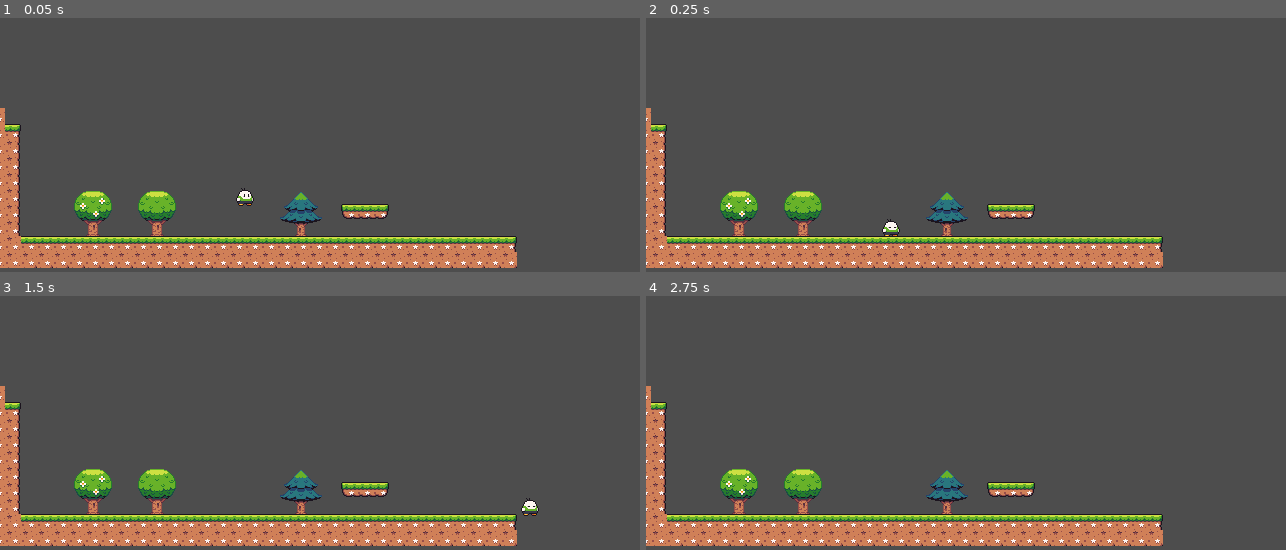
Above: before the commit, frames 1-4 (two rows, left to right).
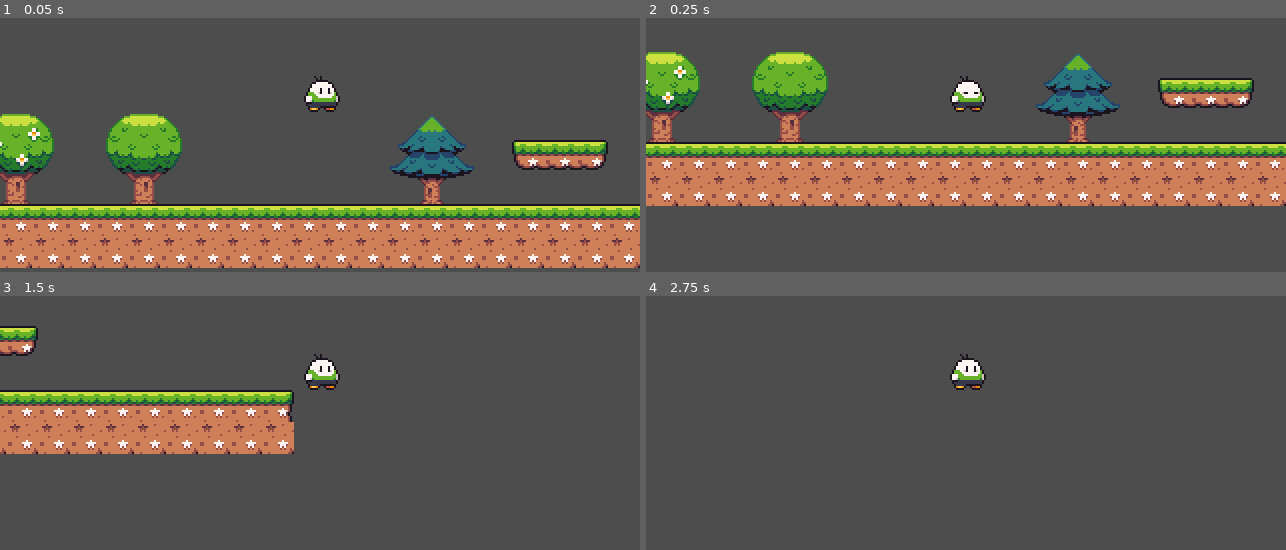
Above: after the commit, the same moments.

Repository: tiagosantos/2d-platform-game-with-godot-4
Game: Godot game, scene res://levels/world_01.tscn
Same seed, same stepped clock (60 frames per second), same inputs: the game is played once before the commit and once after it.
Inputs:
- Up to frame 1 (0.05 s): no input
- Up to frame 2 (0.25 s): no input
- Up to frame 3 (1.5 s): tap Enter (ui_accept) at 0.5, 0.77 s; hold Right (ui_right) from 0.53 s (still down)
- Up to frame 4 (2.75 s): tap Enter (ui_accept) at 1.52 s; release Right (ui_right) at 2.03 s; hold Left (ui_left) from 2.03 s (still down)

The runs differ from the first frame. In frame 1, 29% of the frame differs, in the area x 0-100%, y 22-99%; in frame 2, 46%, in the area x 0-100%, y 13-99%; in frame 3, 26%; in frame 4, 14%.

Commit message:
add camara players

Diff:
--- /dev/null
+++ b/actors/player.tscn
@@ -0,0 +1,50 @@
+[gd_scene load_steps=7 format=3 uid="uid://djqs05akbm7lt"]
+
+[ext_resource type="Script" path="res://scripts/player.gd" id="1_a0frf"]
+[ext_resource type="Texture2D" uid="uid://cp00vosbn37bg" path="res://assets/Sprite Pack 2/2 - Mr. Mochi/Idle (32 x 32).png" id="2_q80mc"]
+
+[sub_resource type="CapsuleShape2D" id="CapsuleShape2D_or4h2"]
+radius = 8.0
+height = 18.0
+
+[sub_resource type="AtlasTexture" id="AtlasTexture_lskox"]
+atlas = ExtResource("2_q80mc")
+region = Rect2(0, 0, 32, 32)
+
+[sub_resource type="AtlasTexture" id="AtlasTexture_nh46l"]
+atlas = ExtResource("2_q80mc")
+region = Rect2(32, 0, 32, 32)
+
+[sub_resource type="SpriteFrames" id="SpriteFrames_sgk5n"]
+animations = [{
+"frames": [{
+"duration": 1.0,
+"texture": SubResource("AtlasTexture_lskox")
+}, {
+"duration": 1.0,
+"texture": SubResource("AtlasTexture_nh46l")
+}],
+"loop": true,
+"name": &"idle",
+"speed": 5.0
+}]
+
+[node name="player" type="CharacterBody2D"]
+script = ExtResource("1_a0frf")
+
+[node name="collision" type="CollisionShape2D" parent="."]
+position = Vector2(1, -8)
+shape = SubResource("CapsuleShape2D_or4h2")
+
+[node name="animated" type="AnimatedSprite2D" parent="."]
+position = Vector2(1, -16)
+sprite_frames = SubResource("SpriteFrames_sgk5n")
+animation = &"idle"
+autoplay = "idle"
+frame_progress = 0.736259
+
+[node name="camera" type="Camera2D" parent="."]
+limit_left = 0
+limit_smoothed = true
+editor_draw_limits = true
+editor_draw_drag_margin = true
--- a/levels/world_01.tscn
+++ b/levels/world_01.tscn
@@ -1,9 +1,8 @@
-[gd_scene load_steps=16 format=3 uid="uid://d2xd10ryvfj5y"]
+[gd_scene load_steps=10 format=3 uid="uid://d2xd10ryvfj5y"]
 
 [ext_resource type="Texture2D" uid="uid://c6ar3ahc03yqc" path="res://assets/Seasonal Tilesets/1 - Grassland/Terrain (16 x 16).png" id="1_8oo6y"]
-[ext_resource type="Texture2D" uid="uid://cp00vosbn37bg" path="res://assets/Sprite Pack 2/2 - Mr. Mochi/Idle (32 x 32).png" id="1_gkvnh"]
-[ext_resource type="Script" path="res://scripts/player.gd" id="1_u2j07"]
 [ext_resource type="Texture2D" uid="uid://oea7mmsej1k4" path="res://assets/Seasonal Tilesets/1 - Grassland/Grassland_entities (16 x 16).png" id="2_elyfu"]
+[ext_resource type="PackedScene" uid="uid://djqs05akbm7lt" path="res://actors/player.tscn" id="3_4f1c5"]
 
 [sub_resource type="TileMapPattern" id="TileMapPattern_fxdpq"]
 tile_data = PackedInt32Array(0, 589827, 1)
@@ -193,33 +192,6 @@
 pattern_1 = SubResource("TileMapPattern_njbhy")
 pattern_2 = SubResource("TileMapPattern_p4evl")
 
-[sub_resource type="CapsuleShape2D" id="CapsuleShape2D_or4h2"]
-
-[sub_resource type="AtlasTexture" id="AtlasTexture_lskox"]
-atlas = ExtResource("1_gkvnh")
-region = Rect2(0, 0, 32, 32)
-
-[sub_resource type="AtlasTexture" id="AtlasTexture_nh46l"]
-atlas = ExtResource("1_gkvnh")
-region = Rect2(32, 0, 32, 32)
-
-[sub_resource type="SpriteFrames" id="SpriteFrames_sgk5n"]
-animations = [{
-"frames": [{
-"duration": 1.0,
-"texture": SubResource("AtlasTexture_lskox")
-}, {
-"duration": 1.0,
-"texture": SubResource("AtlasTexture_nh46l")
-}],
-"loop": true,
-"name": &"idle",
-"speed": 5.0
-}]
-
-[sub_resource type="RectangleShape2D" id="RectangleShape2D_f6otl"]
-size = Vector2(501, 20)
-
 [node name="World-01" type="Node2D"]
 position = Vector2(245, 236)
 
@@ -236,21 +208,4 @@
 layer_1/z_index = 0
 layer_1/tile_data = PackedInt32Array(131062, 589827, 1, 65539, 327683, 1, 131066, 65539, 1)
 
-[node name="player" type="CharacterBody2D" parent="."]
-script = ExtResource("1_u2j07")
-
-[node name="collision" type="CollisionShape2D" parent="player"]
-shape = SubResource("CapsuleShape2D_or4h2")
-
-[node name="animated" type="AnimatedSprite2D" parent="player"]
-sprite_frames = SubResource("SpriteFrames_sgk5n")
-animation = &"idle"
-autoplay = "idle"
-frame_progress = 0.313963
-
-[node name="StaticBody2D" type="StaticBody2D" parent="."]
-
-[node name="CollisionShape2D" type="CollisionShape2D" parent="StaticBody2D"]
-position = Vector2(15.5, 58)
-shape = SubResource("RectangleShape2D_f6otl")
-debug_color = Color(0, 0.6, 0.701961, 0.419608)
+[node name="player" parent="." instance=ExtResource("3_4f1c5")]
--- a/project.godot
+++ b/project.godot
@@ -20,6 +20,13 @@
 window/size/viewport_width=640
 window/size/viewport_height=320
 window/stretch/mode="viewport"
+window/stretch/scale=2.0
+
+[layer_names]
+
+2d_physics/layer_1="player"
+2d_physics/layer_2="world"
+2d_physics/layer_3="enemies"
 
 [rendering]
 
